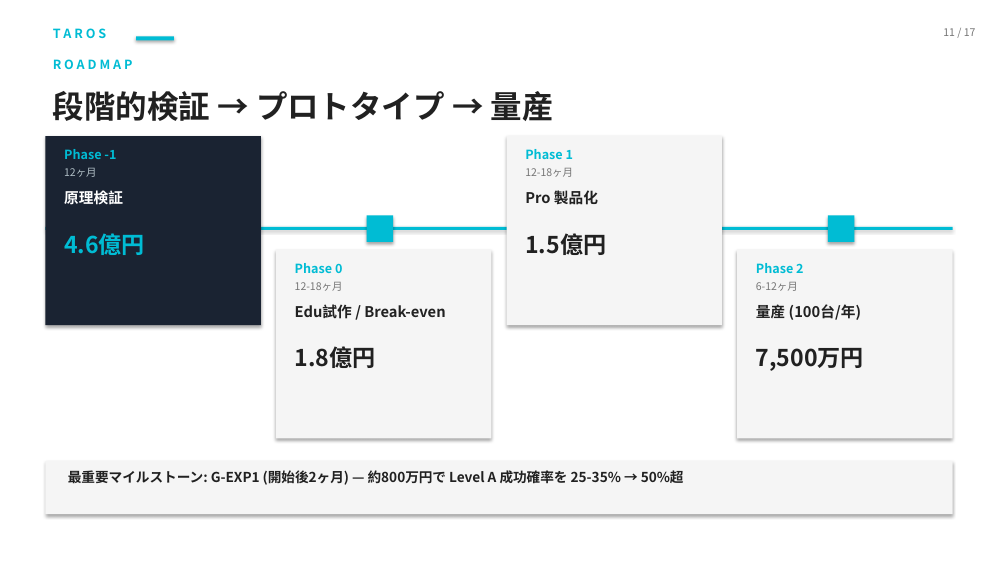
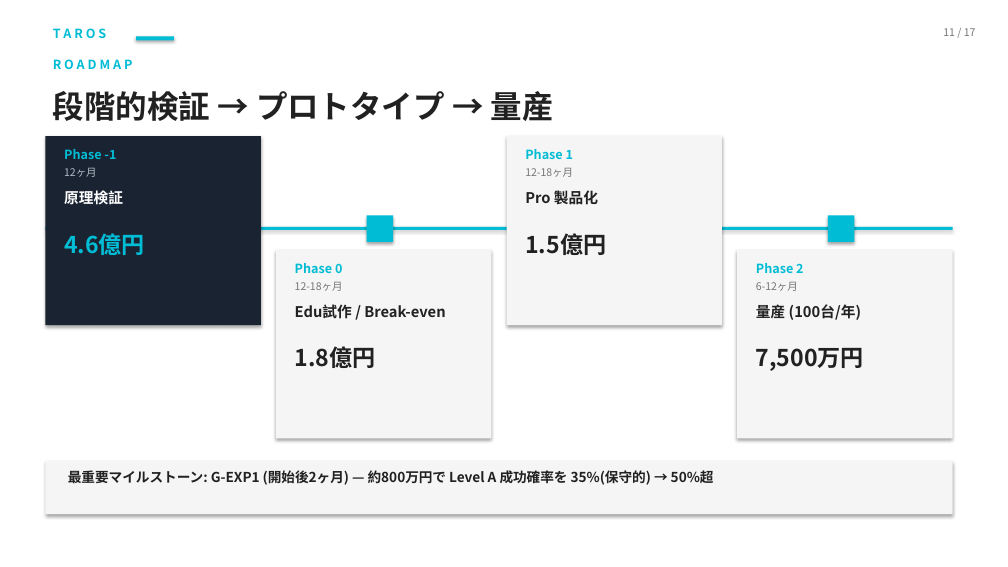
Before and after one commit to TomohiroTani28/Taros, a slide deck: slide 11 of assets/TAROS_Investor_Pitch_Revised.pptx. Drawn at 1008x567 pixels with LibreOffice and Linux fonts; fonts in the diff are those of the drawing. Boxes give left, top, right and bottom in pixels: in the first picture for what was removed or moved away, otherwise in the second. Text is boxed around its words. In the diff, an @@ line names an element or a change of style, - is before the commit and + after.

```diff
--- a/assets/TAROS_Investor_Pitch_Revised.pptx
+++ b/assets/TAROS_Investor_Pitch_Revised.pptx
@@ text at (68, 470, 714, 485): text changed @@
-最重要マイルストーン: G-EXP1 (開始後2ヶ月) — 約800万円で Level A 成功確率を 25-35% → 50%超
+最重要マイルストーン: G-EXP1 (開始後2ヶ月) — 約800万円で Level A 成功確率を 35%(保守的) → 50%超
```
Also in this commit, not shown: 3 other slides changed, 2 other files.
